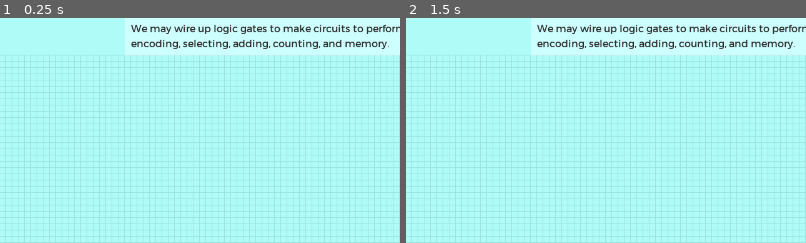
Above: before the commit, frames 1-2 (left to right).
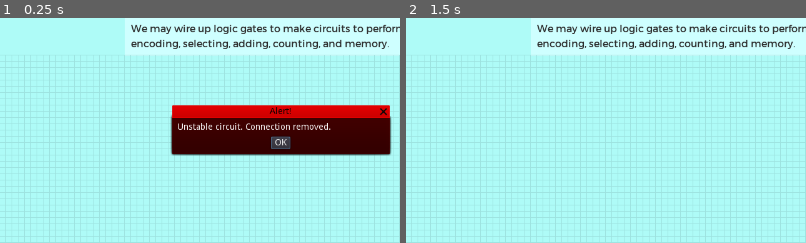
Above: after the commit, the same moments.

Repository: andrew-wilkes/digital-logic
Game: Godot game, scene res://Logic.tscn
Two runs of this game, one before a commit and one after it. Both use one fixed random seed, a clock stepped at 60 frames per second and the inputs below. This scene is started directly instead of the project's main scene.
Inputs (mouse positions are % of the whole screen's width and height, from its top left):
- Up to frame 1 (0.25 s): no input
- Up to frame 2 (1.5 s): click (15, 18) at 0.5 s; click (15, 18) at 1.25 s
The pictures show only the part of the screen within x 15-65%, y 24-74%; the shares and areas given below are measured in that part.

The runs differ from the first frame. In frame 1, 13% of the frame differs, in the area x 42-98%, y 38-62%; in frame 2, nothing differs.

Commit message:
Put popup on canvas layer

Diff:
--- a/game/Circuit.gd
+++ b/game/Circuit.gd
@@ -21,6 +21,7 @@
 	$PartsPicker.connect("picked", self, "part_picked")
 	var p = $PartsPicker/Panel
 	panel_corner = p.rect_position + p.rect_size
+	$c/Popup.popup_centered()
 	return get_tree().get_root().connect("size_changed", self, "set_shape_position")
 
 
@@ -216,7 +217,7 @@
 
 
 func unstable():
-	$Popup.popup_centered()
+	$c/Popup.popup_centered()
 
 func new_event():
 	# Reset all part inputs state change monitoring
--- a/game/Circuit.tscn
+++ b/game/Circuit.tscn
@@ -36,7 +36,11 @@
 region_enabled = true
 region_rect = Rect2( 125, 80, 20, 20 )
 
-[node name="Popup" type="AcceptDialog" parent="."]
+[node name="c" type="CanvasLayer" parent="."]
+
+[node name="Popup" type="AcceptDialog" parent="c"]
+visible = true
+self_modulate = Color( 1, 0, 0, 1 )
 margin_right = 348.0
 margin_bottom = 58.0
 dialog_text = "Unstable circuit. Connection removed."
